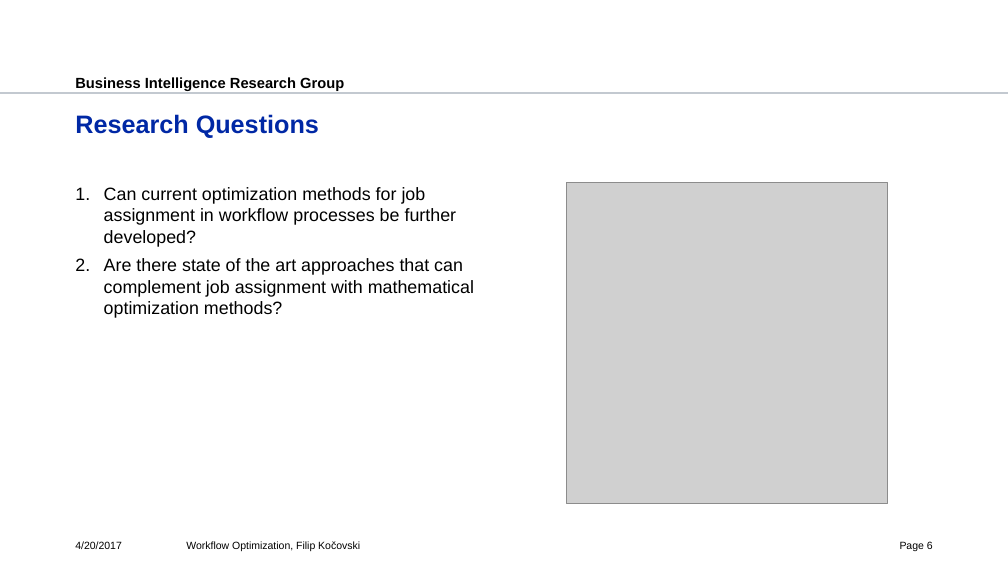
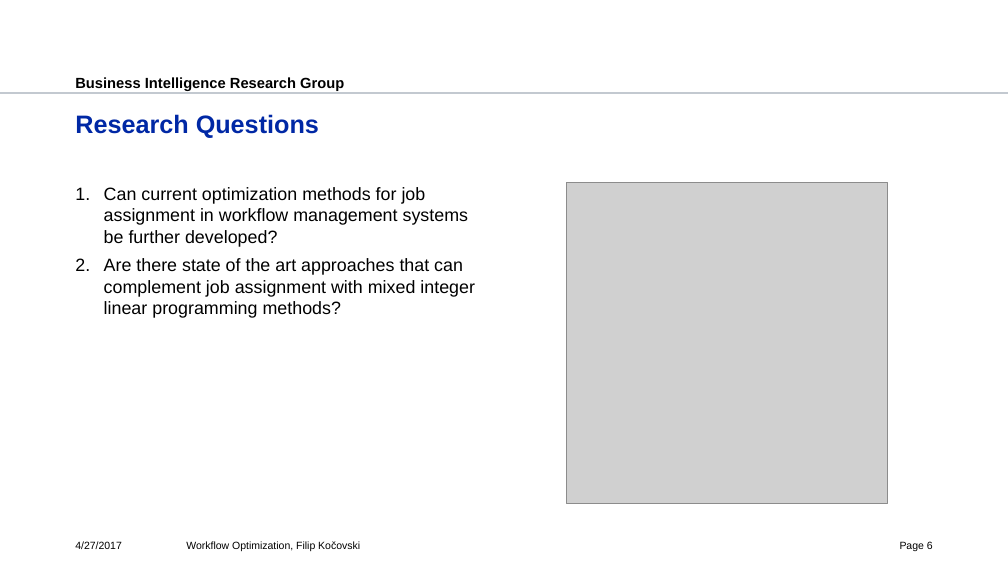
Before and after one commit to fkocovski/mt_presentation, a slide deck: slide 6 of Workflow Optimization.pptx. Drawn at 1008x567 pixels with LibreOffice and Linux fonts; fonts in the diff are those of the drawing; grey boxes stand for pictures; background and template pictures are left out. Boxes give left, top, right and bottom in pixels: in the first picture for what was removed or moved away, otherwise in the second. Text is boxed around its words. In the diff, an @@ line names an element or a change of style, - is before the commit and + after.

```diff
--- a/Workflow Optimization.pptx
+++ b/Workflow Optimization.pptx
@@ text at [104, 187, 475, 318]: text changed @@
-1. Can current optimization methods for job assignment in workflow processes be further developed?
-2. Are there state of the art approaches that can complement job assignment with mathematical optimization methods?
+1. Can current optimization methods for job assignment in workflow management systems be further developed?
+2. Are there state of the art approaches that can complement job assignment with mixed integer linear programming methods?
@@ text at [75, 541, 122, 549]: text changed @@
-4/20/2017
+4/27/2017
```
Also in this commit, not shown: 33 other slides changed, 1 slide added.
